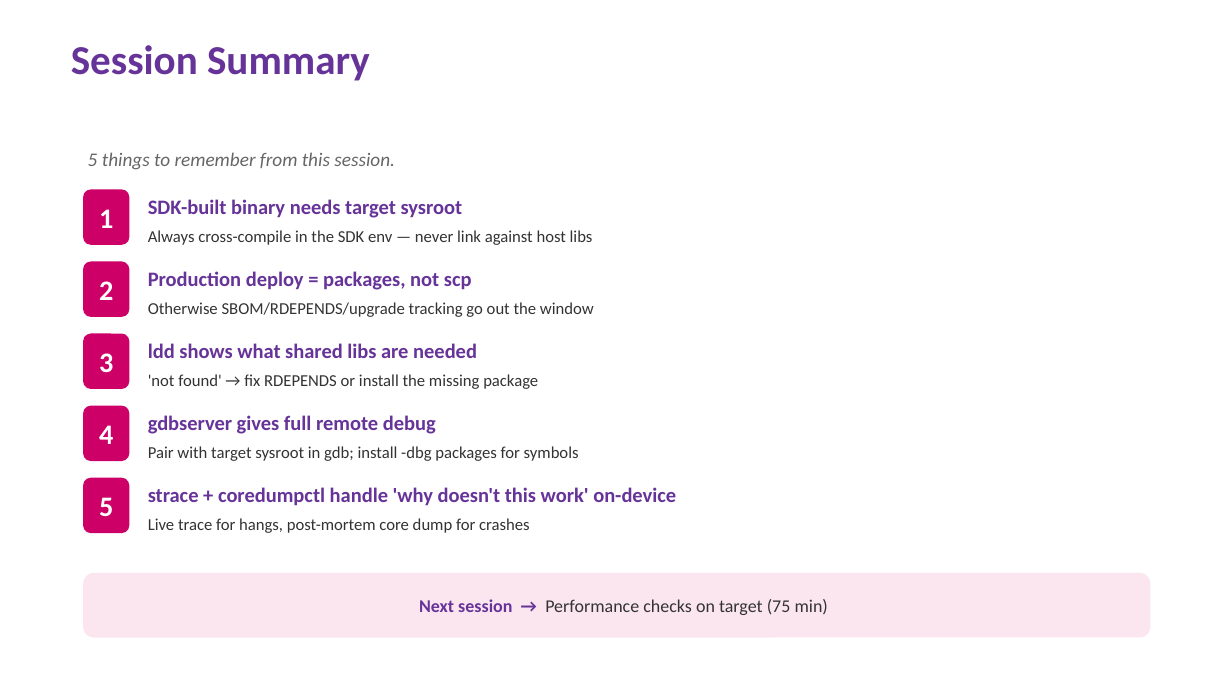
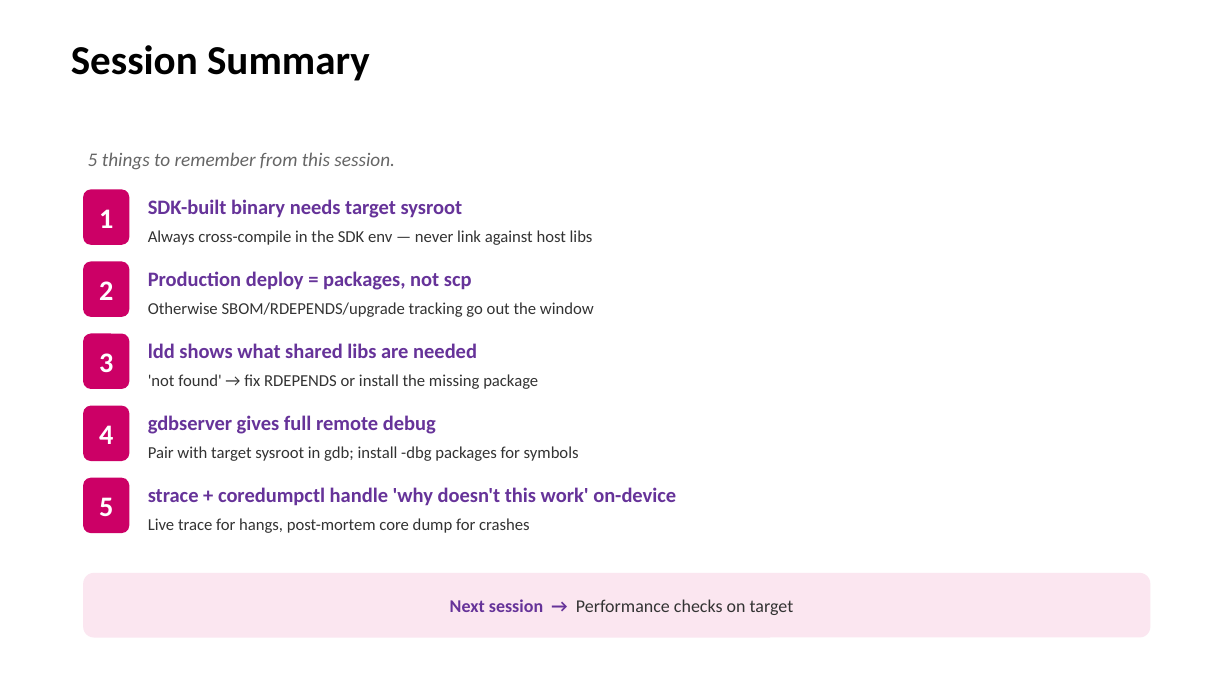
Before and after one commit to EmertxeInfoTech/Allegion-Training-Materials, a slide deck: slide 10 of yocto_training_all_session_decks/session_decks/D4S4_App_Deploy_Debug.pptx. Drawn at 1232x693 pixels with LibreOffice and Linux fonts; fonts in the diff are those of the drawing; background and template pictures are left out. Boxes give left, top, right and bottom in pixels: in the first picture for what was removed or moved away, otherwise in the second. Text is boxed around its words. In the diff, an @@ line names an element or a change of style, - is before the commit and + after.

```diff
--- a/yocto_training_all_session_decks/session_decks/D4S4_App_Deploy_Debug.pptx
+++ b/yocto_training_all_session_decks/session_decks/D4S4_App_Deploy_Debug.pptx
@@ title "Session Summary" at [71, 45, 370, 81]: text colour #663399 to #000000 @@
@@ text in rounded rectangle at [450, 599, 794, 615]: text changed @@
-Next session → Performance checks on target (75 min)
+Next session → Performance checks on target
```
Also in this commit, not shown: 9 other slides changed, 28 other files.
